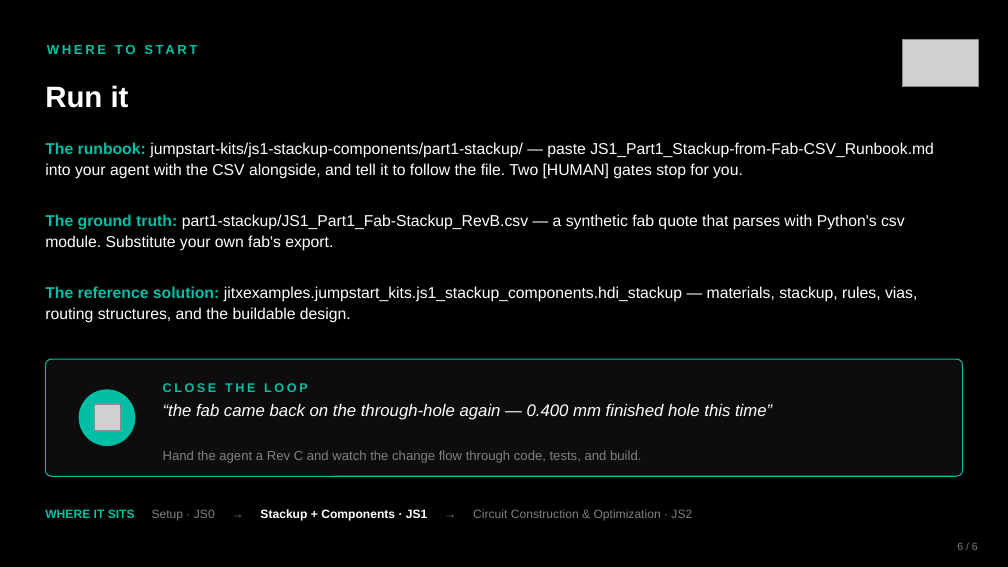
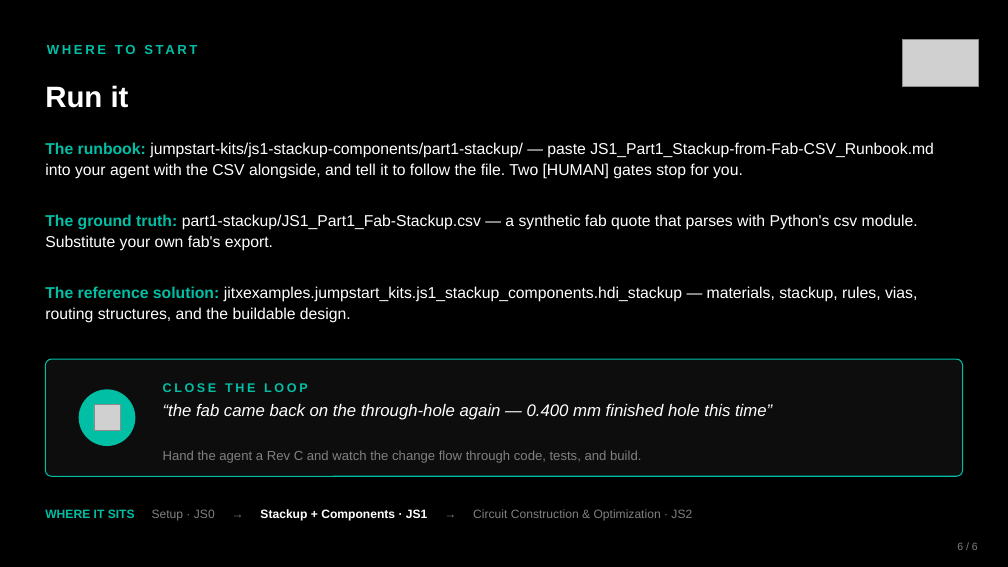
Before and after one commit to JITx-Inc/jitx-examples, a slide deck: slide 6 of jumpstart-kits/js1-stackup-components/part1-stackup/JS1_Part1_Stackup_Presentation.pptx. Drawn at 1008x567 pixels with LibreOffice and Linux fonts; fonts in the diff are those of the drawing; grey boxes stand for pictures. Boxes give left, top, right and bottom in pixels: in the first picture for what was removed or moved away, otherwise in the second. Text is boxed around its words. In the diff, an @@ line names an element or a change of style, - is before the commit and + after.

```diff
--- a/jumpstart-kits/js1-stackup-components/part1-stackup/JS1_Part1_Stackup_Presentation.pptx
+++ b/jumpstart-kits/js1-stackup-components/part1-stackup/JS1_Part1_Stackup_Presentation.pptx
@@ text at box(45, 214, 918, 251): text changed @@
-The ground truth: part1-stackup/JS1_Part1_Fab-Stackup_RevB.csv — a synthetic fab quote that parses with Python's csv module. Substitute your own fab's export.
+The ground truth: part1-stackup/JS1_Part1_Fab-Stackup.csv — a synthetic fab quote that parses with Python's csv module. Substitute your own fab's export.
```
Also in this commit, not shown: 23 other files.
